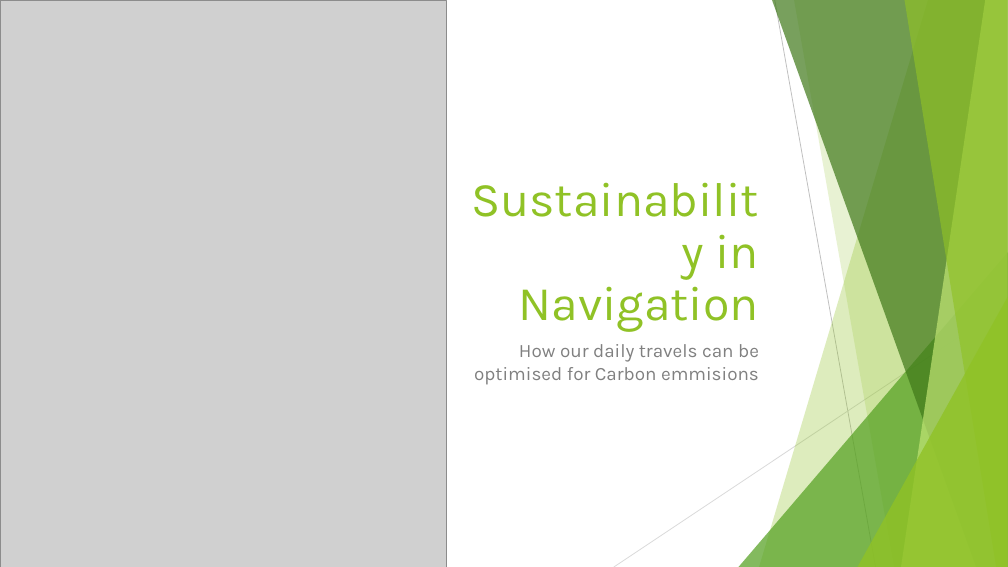
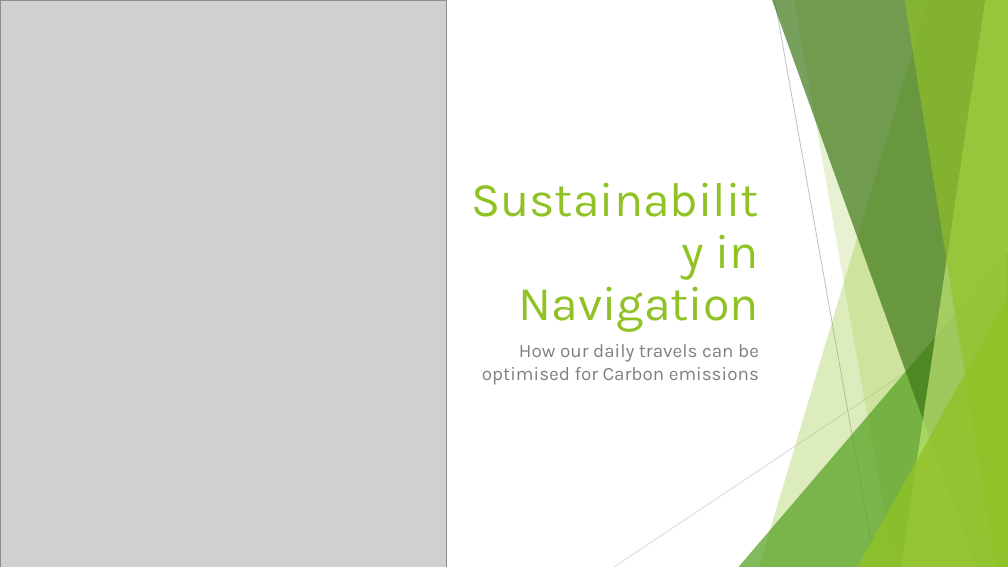
Before and after one commit to VlaStudy/ModelMapping, a slide deck: slide 1 of SustainabilityInNavigationPresentation.pptx. Drawn at 1008x567 pixels with LibreOffice and Linux fonts; fonts in the diff are those of the drawing; grey boxes stand for pictures. Boxes give left, top, right and bottom in pixels: in the first picture for what was removed or moved away, otherwise in the second. Text is boxed around its words. In the diff, an @@ line names an element or a change of style, - is before the commit and + after.

Commit message:
Presentation finish

```diff
--- a/SustainabilityInNavigationPresentation.pptx
+++ b/SustainabilityInNavigationPresentation.pptx
@@ subtitle at (482,344,759,385): text changed @@
-How our daily travels can be optimised for Carbon emmisions
+How our daily travels can be optimised for Carbon emissions
```
Also in this commit, not shown: 5 other slides changed, 3 slides added, 3 slides removed, 2 other files.
